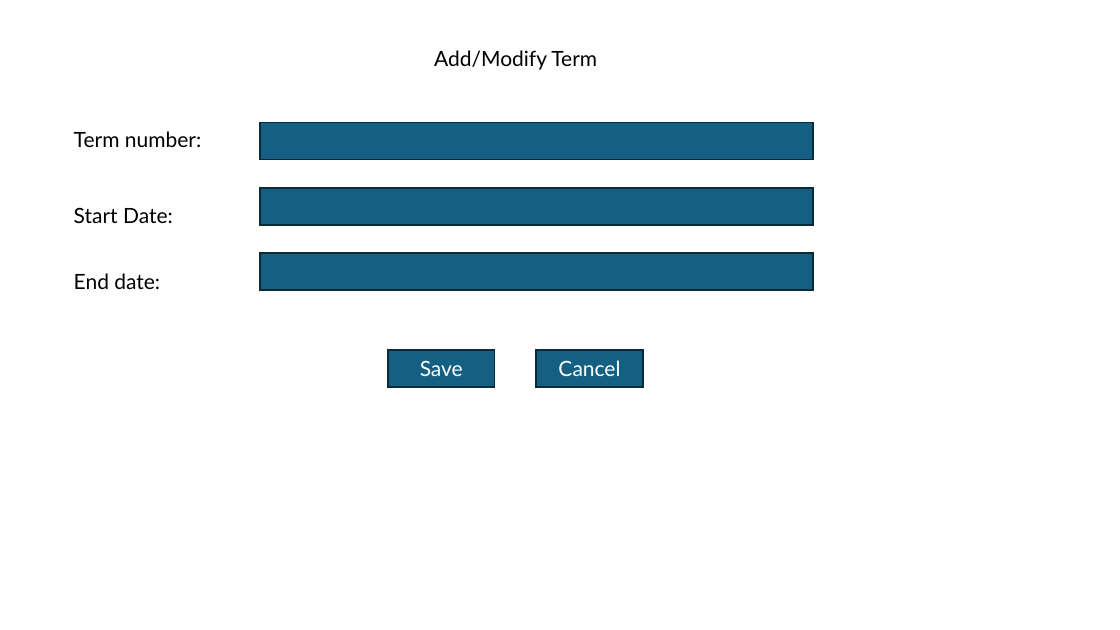
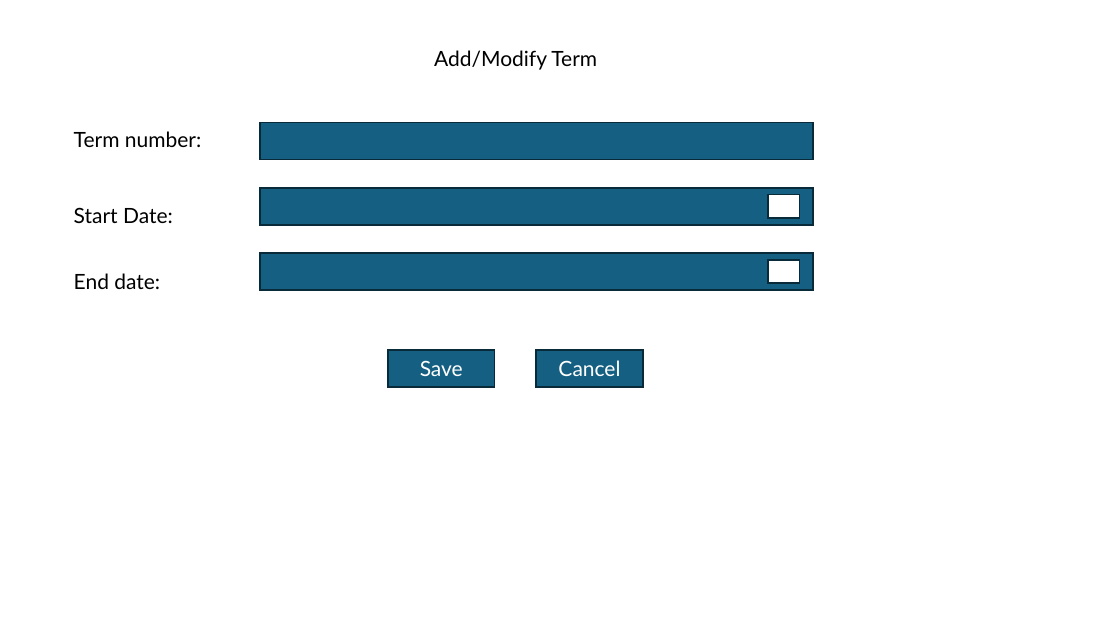
Before and after one commit to rpotesmangra11/C971-Mobile-App-Development, a slide deck: slide 2 of b1.pptx. Drawn at 1120x630 pixels with LibreOffice and Linux fonts; fonts in the diff are those of the drawing. Boxes give left, top, right and bottom in pixels: in the first picture for what was removed or moved away, otherwise in the second. Text is boxed around its words. In the diff, an @@ line names an element or a change of style, - is before the commit and + after.

```diff
--- a/b1.pptx
+++ b/b1.pptx
@@ rectangle added at [768,195,800,218], fill #FFFFFF, outline #092A39 1.5 pt @@
@@ rectangle added at [768,260,800,283], fill #FFFFFF, outline #092A39 1.5 pt @@
```
Also in this commit, not shown: 1 other slide changed.
